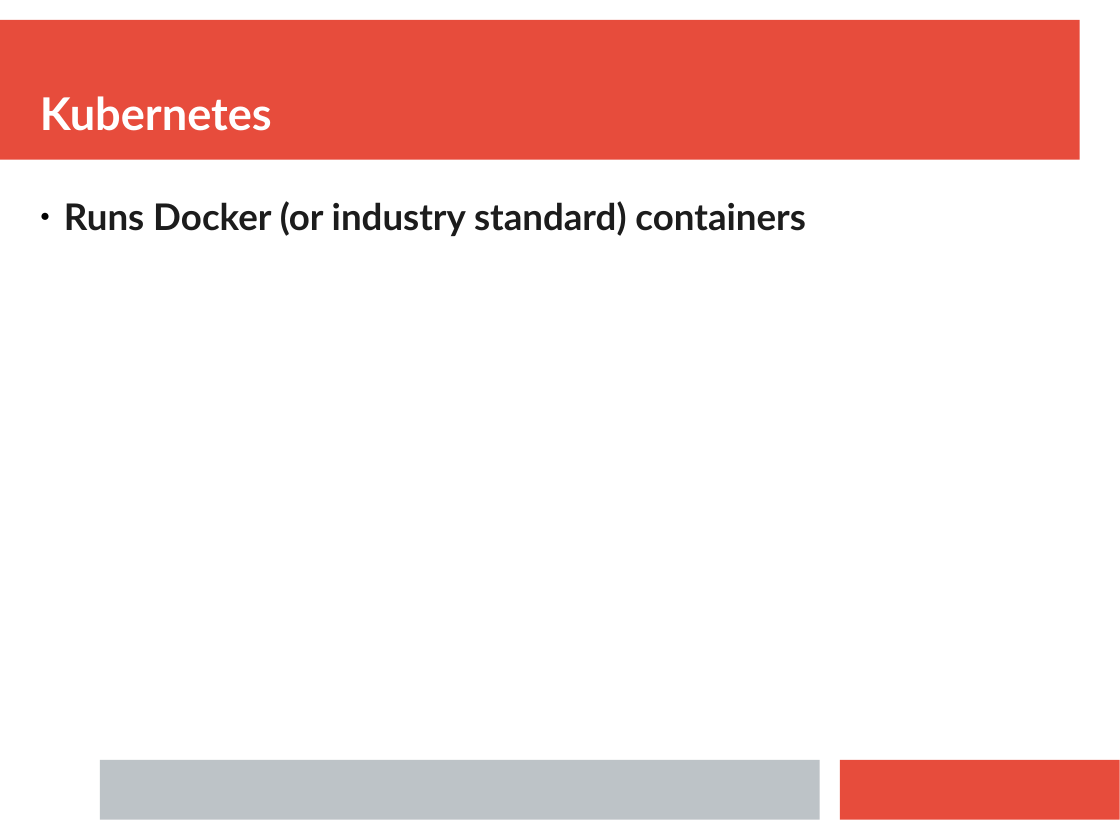
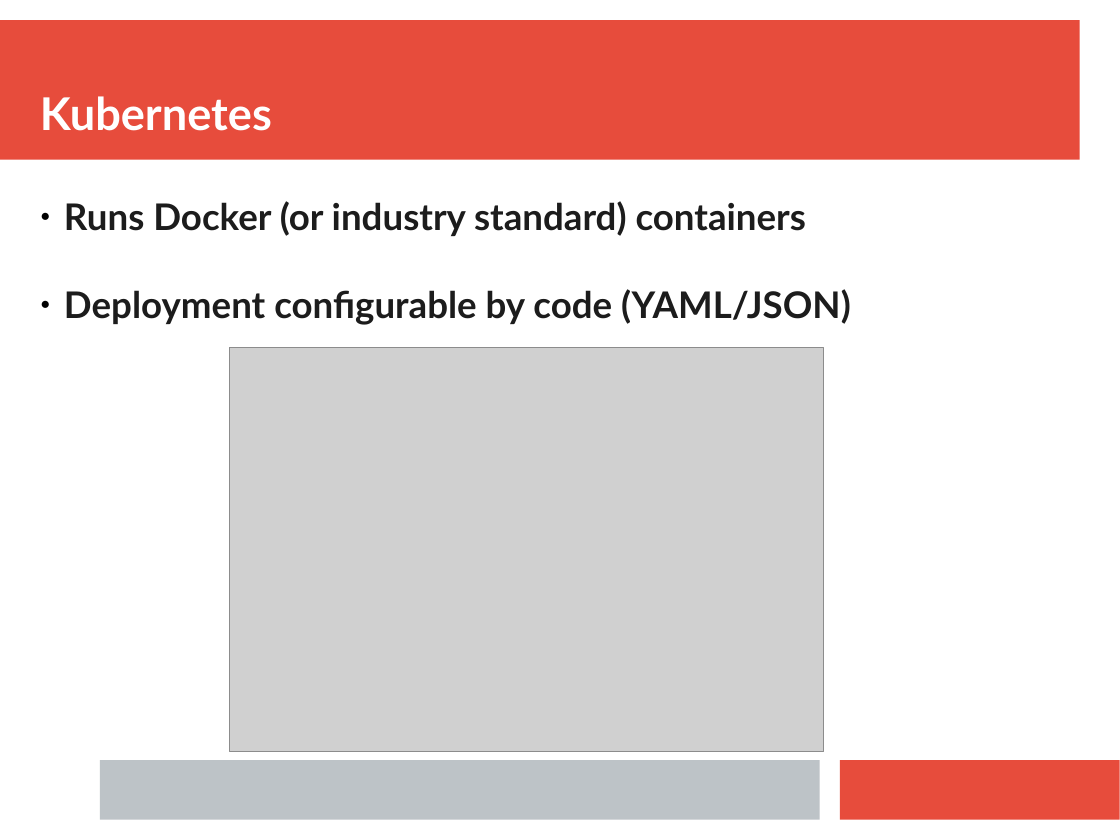
Before and after one commit to ianmiell/gitops-first-steps, a slide deck: slide 24 of slides/gitops_first_steps.pptx. Drawn at 1120x840 pixels with LibreOffice and Linux fonts; fonts in the diff are those of the drawing; grey boxes stand for pictures. Boxes give left, top, right and bottom in pixels: in the first picture for what was removed or moved away, otherwise in the second. Text is boxed around its words. In the diff, an @@ line names an element or a change of style, - is before the commit and + after.

Commit message:
latest slides

```diff
--- a/slides/gitops_first_steps.pptx
+++ b/slides/gitops_first_steps.pptx
@@ text at (x1=64, y1=289, x2=851, y2=325): paragraph added @@
+● Deployment configurable by code (YAML/JSON)
@@ picture added at (x1=230, y1=348, x2=824, y2=752) @@
```
Also in this commit, not shown: 1 other slide changed, 7 slides added, 2 slides removed.
